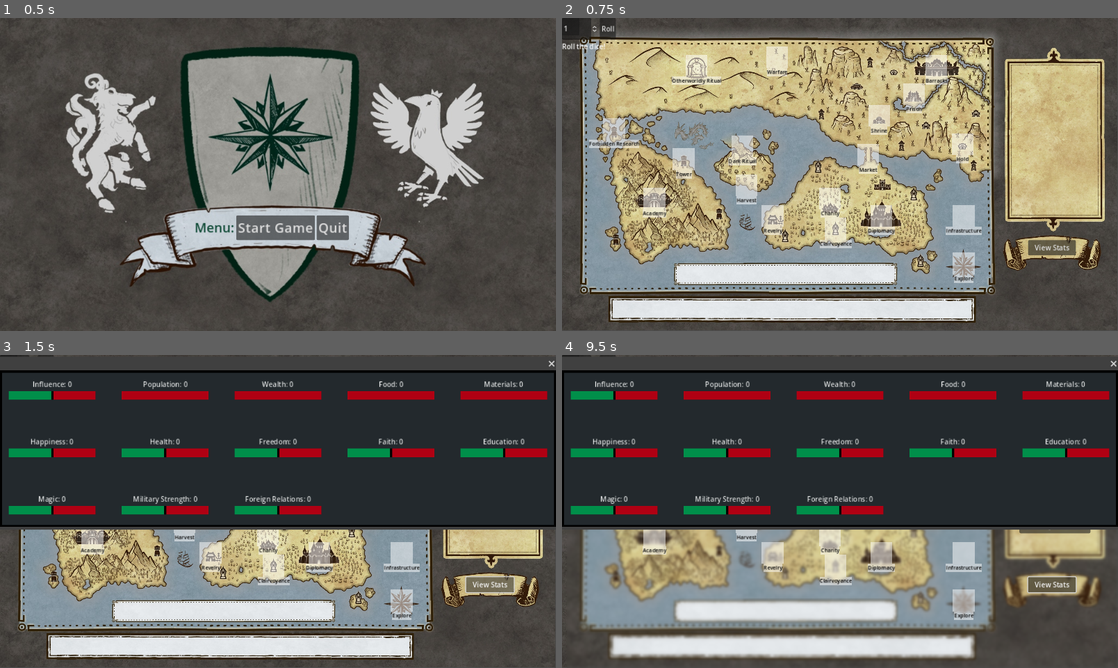
Above: before the commit, frames 1-4 (two rows, left to right).
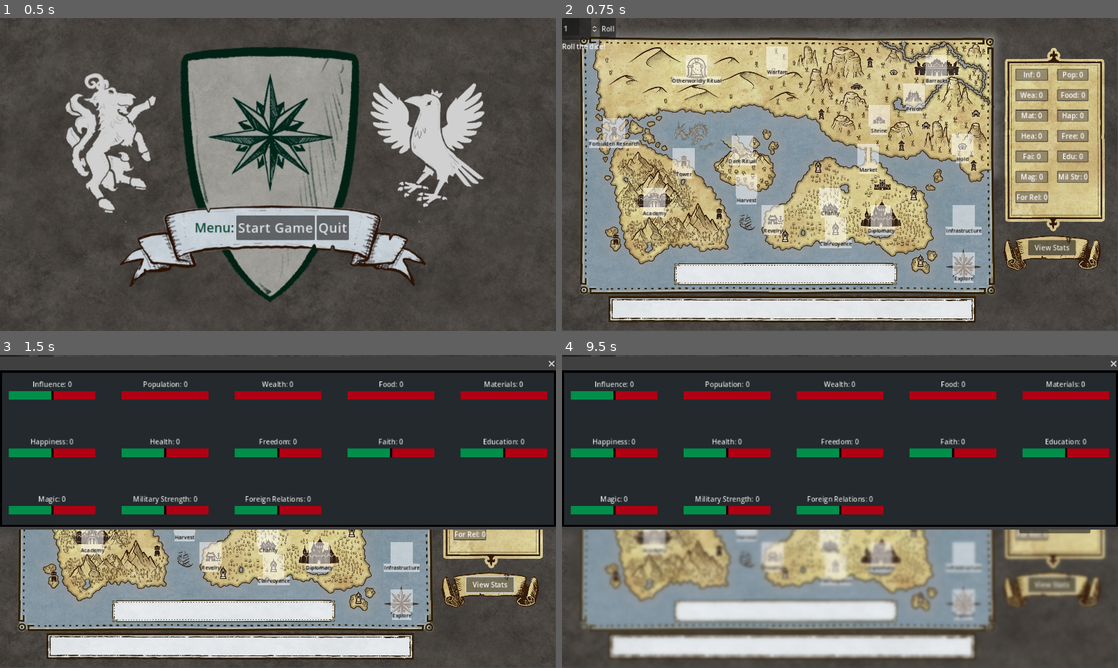
Above: after the commit, the same moments.

Repository: Evenwood/godotgamejam77
Game: Godot game, scene res://Main.tscn
The game is run twice, just before and just after one commit, with the same random seed, the same clock (stepped at 60 frames per second) and the same inputs.
Inputs (mouse positions are in pixels of both pictures, inside the frame that each line leads up to):
- Up to frame 1 (0.5 s): no input
- Up to frame 2 (0.75 s): click "Start Game" at 0.5 s
- Up to frame 3 (1.5 s): click "View Stats" at 1.25 s
- Up to frame 4 (9.5 s): click "Roll" at 2 s; click "Roll" at 2.75 s; click "View Stats" at 3.5 s; click "Roll" at 4.25 s; click "View Stats" at 5 s; tap Enter at 5.75, 7.25, 8.75 s; move the mouse to (962, 495) at 5.77 s; click (962, 495) at 5.92 s; tap Space at 6.5, 8 s; drag from (728, 527) to (878, 552) at 6.52 s; move the mouse to (895, 442) at 7.27 s; click (895, 442) at 7.42 s; drag from (812, 574) to (962, 599) at 8.02 s; move the mouse to (1006, 558) at 8.77 s; click (1006, 558) at 8.92 s; tap Escape (escape) at 9.4 s

Frame 1 is identical in both runs. In frame 2, 3.0% of the frame differs, in the area x 81-95%, y 16-60%; in frame 3, 0.2%; in frame 4, 1.1%.

Commit message:
Added a smaller stat view to the map interface scene

Diff:
--- a/game/GUI/Map_interface.tscn
+++ b/game/GUI/Map_interface.tscn
@@ -6,6 +6,16 @@
 [ext_resource type="PackedScene" uid="uid://cwcup6x6mim5w" path="res://GUI/pause_menu.tscn" id="4_wtv0c"]
 [ext_resource type="AudioStream" uid="uid://ciloxw376cues" path="res://Assets/That Zen Moment.mp3" id="5_rpubq"]
 [ext_resource type="PackedScene" uid="uid://d0qqsink86n8v" path="res://StatisticControl/Statistics.tscn" id="6_6r02h"]
+
+[sub_resource type="StyleBoxFlat" id="StyleBoxFlat_nbddc"]
+bg_color = Color(0.937255, 0.858824, 0.717647, 0.415686)
+border_width_left = 1
+border_width_top = 1
+border_width_right = 1
+border_width_bottom = 1
+border_color = Color(0, 0, 0, 0.592157)
+border_blend = true
+shadow_size = 2
 
 [node name="MapInterface" type="Control"]
 layout_mode = 3
@@ -35,11 +45,132 @@
 
 [node name="PauseMenu" parent="PanelContainer2" instance=ExtResource("4_wtv0c")]
 visible = false
+z_index = 1
 layout_mode = 2
 
 [node name="AudioStreamPlayer2D" type="AudioStreamPlayer2D" parent="."]
 stream = ExtResource("5_rpubq")
 autoplay = true
+
+[node name="StatMargins" type="MarginContainer" parent="."]
+layout_mode = 0
+offset_left = 1035.0
+offset_top = 108.0
+offset_right = 1235.0
+offset_bottom = 453.0
+mouse_filter = 2
+theme_override_constants/margin_left = 10
+theme_override_constants/margin_top = 10
+theme_override_constants/margin_right = 10
+theme_override_constants/margin_bottom = 10
+
+[node name="StatGrid" type="GridContainer" parent="StatMargins"]
+layout_mode = 2
+mouse_filter = 2
+theme_override_constants/h_separation = 23
+theme_override_constants/v_separation = 22
+columns = 2
+
+[node name="Influence" type="Label" parent="StatMargins/StatGrid"]
+custom_minimum_size = Vector2(60, 20)
+layout_mode = 2
+theme_override_styles/normal = SubResource("StyleBoxFlat_nbddc")
+text = "Inf: 0"
+horizontal_alignment = 1
+
+[node name="Population" type="Label" parent="StatMargins/StatGrid"]
+custom_minimum_size = Vector2(60, 20)
+layout_mode = 2
+theme_override_styles/normal = SubResource("StyleBoxFlat_nbddc")
+text = "Pop: 0
+"
+horizontal_alignment = 1
+
+[node name="Wealth" type="Label" parent="StatMargins/StatGrid"]
+custom_minimum_size = Vector2(60, 20)
+layout_mode = 2
+theme_override_styles/normal = SubResource("StyleBoxFlat_nbddc")
+text = "Wea: 0"
+horizontal_alignment = 1
+
+[node name="Food" type="Label" parent="StatMargins/StatGrid"]
+custom_minimum_size = Vector2(60, 20)
+layout_mode = 2
+theme_override_styles/normal = SubResource("StyleBoxFlat_nbddc")
+text = "Food: 0
+"
+horizontal_alignment = 1
+
+[node name="Materials" type="Label" parent="StatMargins/StatGrid"]
+custom_minimum_size = Vector2(60, 20)
+layout_mode = 2
+theme_override_styles/normal = SubResource("StyleBoxFlat_nbddc")
+text = "Mat: 0
+"
+horizontal_alignment = 1
+
+[node name="Happiness" type="Label" parent="StatMargins/StatGrid"]
+custom_minimum_size = Vector2(60, 20)
+layout_mode = 2
+theme_override_styles/normal = SubResource("StyleBoxFlat_nbddc")
+text = "Hap: 0
+"
+horizontal_alignment = 1
+
+[node name="Health" type="Label" parent="StatMargins/StatGrid"]
+custom_minimum_size = Vector2(60, 20)
+layout_mode = 2
+theme_override_styles/normal = SubResource("StyleBoxFlat_nbddc")
+text = "Hea: 0
+"
+horizontal_alignment = 1
+
+[node name="Freedom" type="Label" parent="StatMargins/StatGrid"]
+custom_minimum_size = Vector2(60, 20)
+layout_mode = 2
+theme_override_styles/normal = SubResource("StyleBoxFlat_nbddc")
+text = "Free: 0"
+horizontal_alignment = 1
+
+[node name="Faith" type="Label" parent="StatMargins/StatGrid"]
+custom_minimum_size = Vector2(60, 20)
+layout_mode = 2
+theme_override_styles/normal = SubResource("StyleBoxFlat_nbddc")
+text = "Fai: 0
+"
+horizontal_alignment = 1
+
+[node name="Education" type="Label" parent="StatMargins/StatGrid"]
+custom_minimum_size = Vector2(60, 20)
+layout_mode = 2
+theme_override_styles/normal = SubResource("StyleBoxFlat_nbddc")
+text = "Edu: 0
+"
+horizontal_alignment = 1
+
+[node name="Magic" type="Label" parent="StatMargins/StatGrid"]
+custom_minimum_size = Vector2(60, 20)
+layout_mode = 2
+theme_override_styles/normal = SubResource("StyleBoxFlat_nbddc")
+text = "Mag: 0
+"
+horizontal_alignment = 1
+
+[node name="MilitaryStrength" type="Label" parent="StatMargins/StatGrid"]
+custom_minimum_size = Vector2(60, 20)
+layout_mode = 2
+theme_override_styles/normal = SubResource("StyleBoxFlat_nbddc")
+text = "Mil Str: 0
+"
+horizontal_alignment = 1
+
+[node name="ForeignRelations" type="Label" parent="StatMargins/StatGrid"]
+custom_minimum_size = Vector2(60, 20)
+layout_mode = 2
+theme_override_styles/normal = SubResource("StyleBoxFlat_nbddc")
+text = "For Rel: 0
+"
+horizontal_alignment = 1
 
 [node name="StatScreen" parent="." instance=ExtResource("6_6r02h")]
 visible = false
--- a/game/GUI/map_interface.gd
+++ b/game/GUI/map_interface.gd
@@ -3,6 +3,19 @@
 @onready var dice_scene: Node2D = $PanelContainer/DiceScene
 @onready var pause_menu = $PanelContainer2/PauseMenu
 @onready var stat_screen = $StatScreen
+@onready var influence: Label = $StatMargins/StatGrid/Influence
+@onready var population: Label = $StatMargins/StatGrid/Population
+@onready var wealth: Label = $StatMargins/StatGrid/Wealth
+@onready var food: Label = $StatMargins/StatGrid/Food
+@onready var materials: Label = $StatMargins/StatGrid/Materials
+@onready var happiness: Label = $StatMargins/StatGrid/Happiness
+@onready var health: Label = $StatMargins/StatGrid/Health
+@onready var freedom: Label = $StatMargins/StatGrid/Freedom
+@onready var faith: Label = $StatMargins/StatGrid/Faith
+@onready var education: Label = $StatMargins/StatGrid/Education
+@onready var magic: Label = $StatMargins/StatGrid/Magic
+@onready var military_strength: Label = $StatMargins/StatGrid/MilitaryStrength
+@onready var foreign_relations: Label = $StatMargins/StatGrid/ForeignRelations
 
 var dropzone_scene = preload("res://DropZoneControl/drop_zone.tscn")
 #var Actions = preload("res://ActionControl/actions.gd")
@@ -19,6 +32,19 @@
 	dice_scene.position = Vector2(800, 945)
 
 func _process(delta):
+	influence.text = "Inf: %d" % [State.influence]
+	population.text = "Pop: %d" % [State.population]
+	wealth.text = "Wea: %d" % [State.wealth]
+	food.text = "Food: %d" % [State.food]
+	materials.text = "Mat: %d" % [State.materials]
+	happiness.text = "Hap: %d" % [State.happiness]
+	health.text = "Hea: %d" % [State.health]
+	freedom.text = "Free: %d" % [State.freedom]
+	faith.text = "Fai: %d" % [State.faith]
+	education.text = "Edu: %d" % [State.education]
+	magic.text = "Mag: %d" % [State.magic]
+	military_strength.text = "Mil Str: %d" % [State.military_strength]
+	foreign_relations.text = "For Rel: %d" % [State.foreign_relations]
 	if Input.is_action_just_pressed("escape"):
 		pauseMenu()
 
--- a/game/GUI/pause_menu.gd
+++ b/game/GUI/pause_menu.gd
@@ -23,6 +23,7 @@
 
 
 func _on_restart_pressed() -> void:
+	State.reset_state()
 	get_tree().reload_current_scene()
 
 
--- a/game/StatisticControl/Statistics.tscn
+++ b/game/StatisticControl/Statistics.tscn
@@ -24,7 +24,6 @@
 size = Vector2i(1280, 360)
 always_on_top = true
 transparent = true
-popup_window = true
 script = ExtResource("1_ue8kn")
 
 [node name="CanvasLayer" type="CanvasLayer" parent="."]
--- a/game/state.gd
+++ b/game/state.gd
@@ -23,6 +23,23 @@
 var chaos = 0
 var order = 0
 
+func reset_state() -> void:
+	education = 0
+	faith = 0
+	foreign_relations = 0
+	freedom = 0
+	health = 0
+	influence = 0
+	materials = 0
+	military_strength = 0
+	population = 0
+	wealth = 0
+	food = 0
+	magic = 0
+	happiness = 0
+	chaos = 0
+	order = 0
+
 # Called when the node enters the scene tree for the first time.
 func _ready() -> void:
 	pass # Replace with function body.
Not shown: 1 places in game/GUI/Map_interface.tscn that only renumber resources
